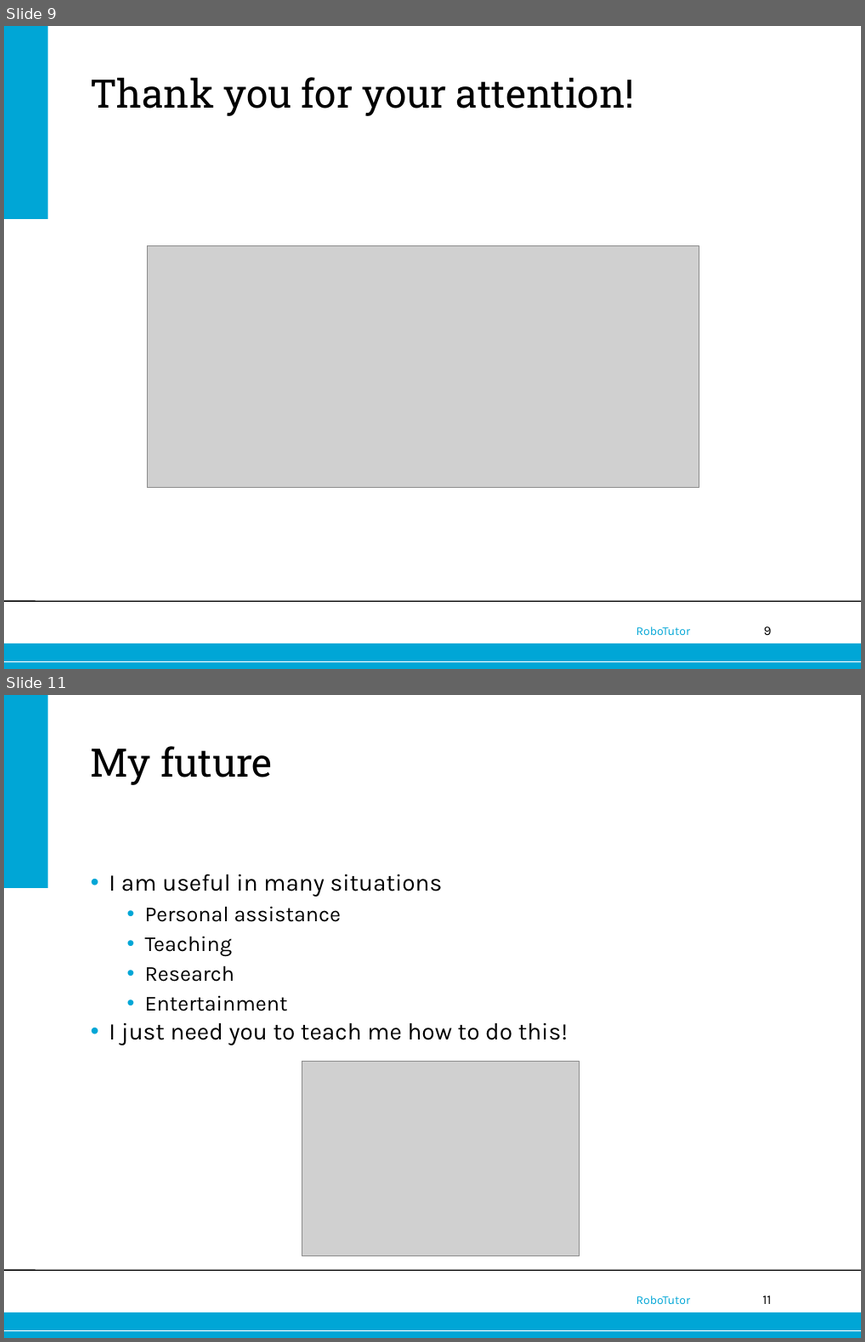
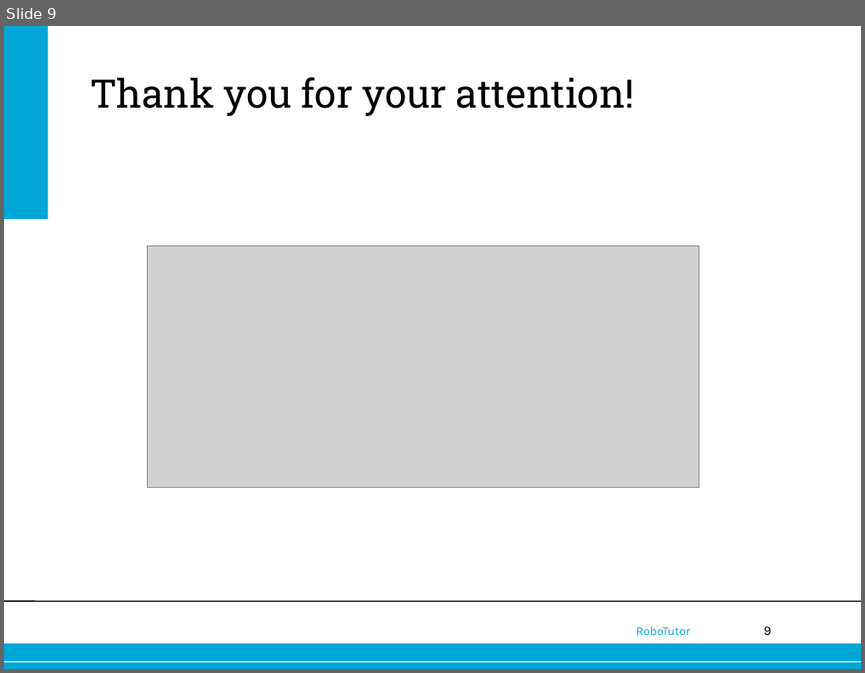
Before and after one commit to jettan/robotutor, a slide deck: Nao.ppt. Shown one above the other, each under a label of ours: slides 9 and 11 before the commit, slide 9 after it; the slides between them are not shown. The pictures are 865x1342 and 865x673 pixels, drawn with LibreOffice and Linux fonts; fonts in the diff are those of the drawing; grey boxes stand for pictures; background and template pictures are left out. Boxes give left, top, right and bottom in pixels: in the first picture for what was removed or moved away, otherwise in the second. Text is boxed around its words. In the diff, an @@ line names an element or a change of style, - is before the commit and + after.

```diff
--- a/Nao.ppt
+++ b/Nao.ppt
@@ slide 11 removed at box(4, 695, 861, 1338), background #FFFFFF; not listed: 6 template elements that a slide beside it also shows @@
@@ title removed at box(90, 746, 273, 785) @@
-My future
@@ text removed at box(109, 873, 568, 1045) @@
-• I am useful in many situations
-  • Personal assistance
-  • Teaching
-  • Research
-  • Entertainment
-• I just need you to teach me how to do this!
@@ picture removed at box(302, 1061, 578, 1255) @@
```
Also in this commit, not shown: 1 slide changed, 1 other slide removed, 1 other file.
